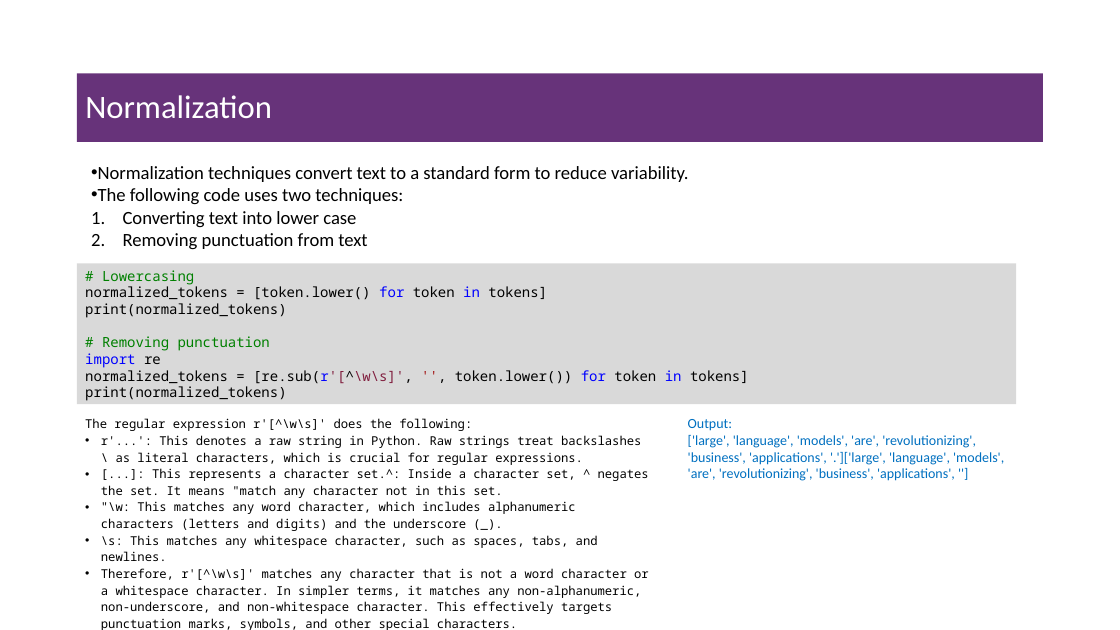
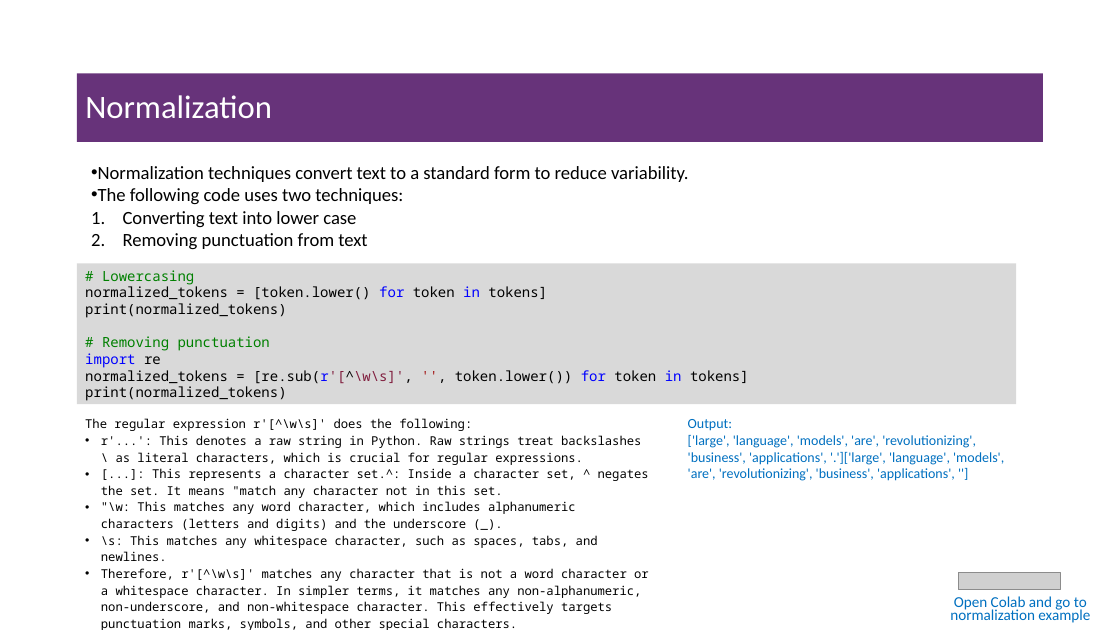
Before and after one commit to msfasha/307307-BI-Methods, a slide deck: slide 12 of 20242-NLP-LLM/lecture notes/Part 1 - Introduction to NLP/1.1-introduction to NLP.pptx. Drawn at 1120x630 pixels with LibreOffice and Linux fonts; fonts in the diff are those of the drawing; grey boxes stand for pictures; background and template pictures are left out. Boxes give left, top, right and bottom in pixels: in the first picture for what was removed or moved away, otherwise in the second. Text is boxed around its words. In the diff, an @@ line names an element or a change of style, - is before the commit and + after.

```diff
--- a/20242-NLP-LLM/lecture notes/Part 1 - Introduction to NLP/1.1-introduction to NLP.pptx
+++ b/20242-NLP-LLM/lecture notes/Part 1 - Introduction to NLP/1.1-introduction to NLP.pptx
@@ text added at (950,596,1090,623), 12.9 pt, text #0070C0 @@
+Open Colab and go to normalization example
@@ picture added at (959,572,1061,590) @@
```
Also in this commit, not shown: 7 other slides changed, 11 slides added, 1 slide removed, 14 other files.
